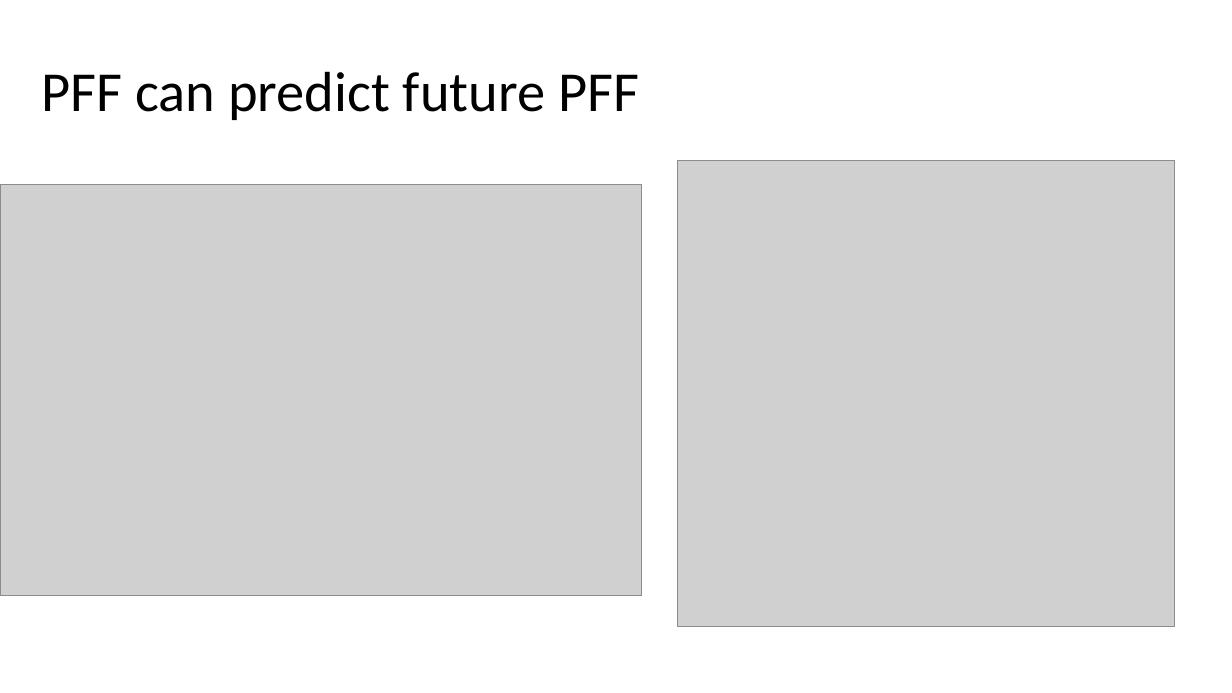
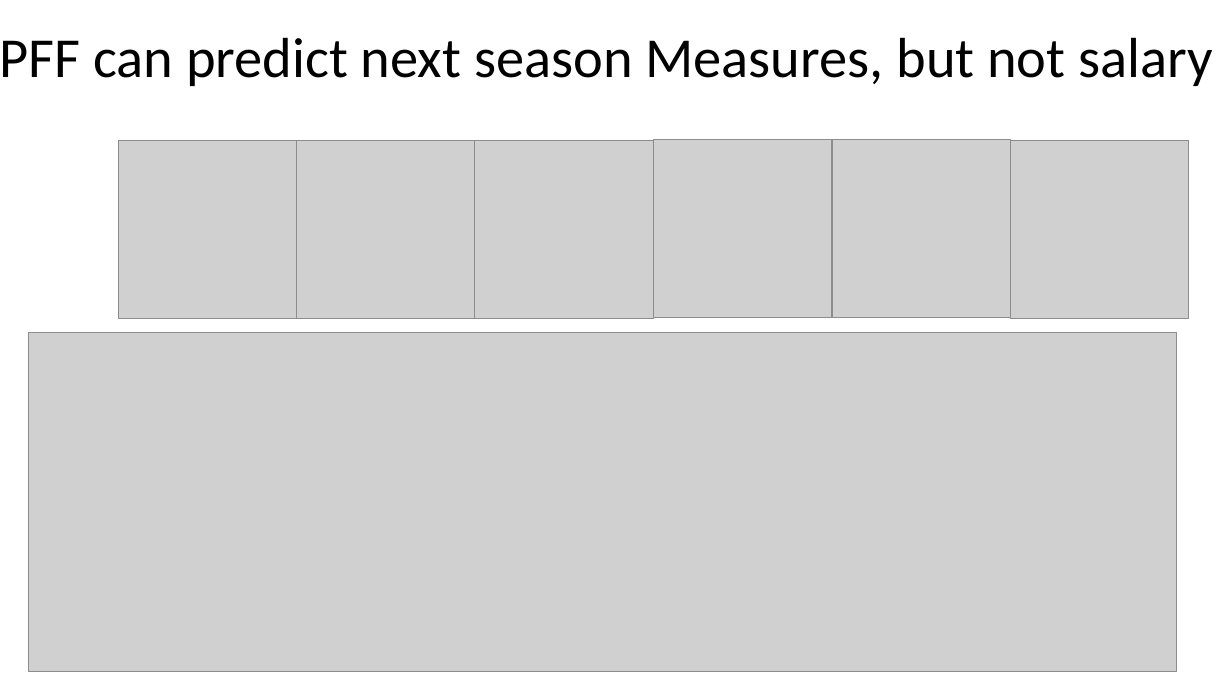
Before and after one commit to dbarer/Sports-analytics, a slide deck: slide 10 of KC_PFF Analysis.pptx (slide 7 before the commit). Drawn at 1232x693 pixels with LibreOffice and Linux fonts; fonts in the diff are those of the drawing; grey boxes stand for pictures. Boxes give left, top, right and bottom in pixels: in the first picture for what was removed or moved away, otherwise in the second. Text is boxed around its words. In the diff, an @@ line names an element or a change of style, - is before the commit and + after.

```diff
--- a/KC_PFF Analysis.pptx
+++ b/KC_PFF Analysis.pptx
@@ title at bbox=[0, 37, 1213, 86]: text changed @@
-PFF can predict future PFF
+PFF can predict next season Measures, but not salary
@@ picture added at bbox=[118, 140, 297, 319] @@
@@ picture added at bbox=[297, 140, 475, 319] @@
@@ picture added at bbox=[475, 140, 653, 319] @@
@@ picture added at bbox=[653, 140, 832, 318] @@
@@ picture added at bbox=[833, 140, 1011, 318] @@
@@ picture added at bbox=[1010, 140, 1189, 319] @@
@@ picture removed at bbox=[677, 161, 1175, 628] @@
@@ picture removed at bbox=[0, 184, 642, 596] @@
@@ picture added at bbox=[29, 332, 1177, 672] @@
```
Also in this commit, not shown: 9 other slides changed, 2 slides added, 1 slide removed, 1 other file.
